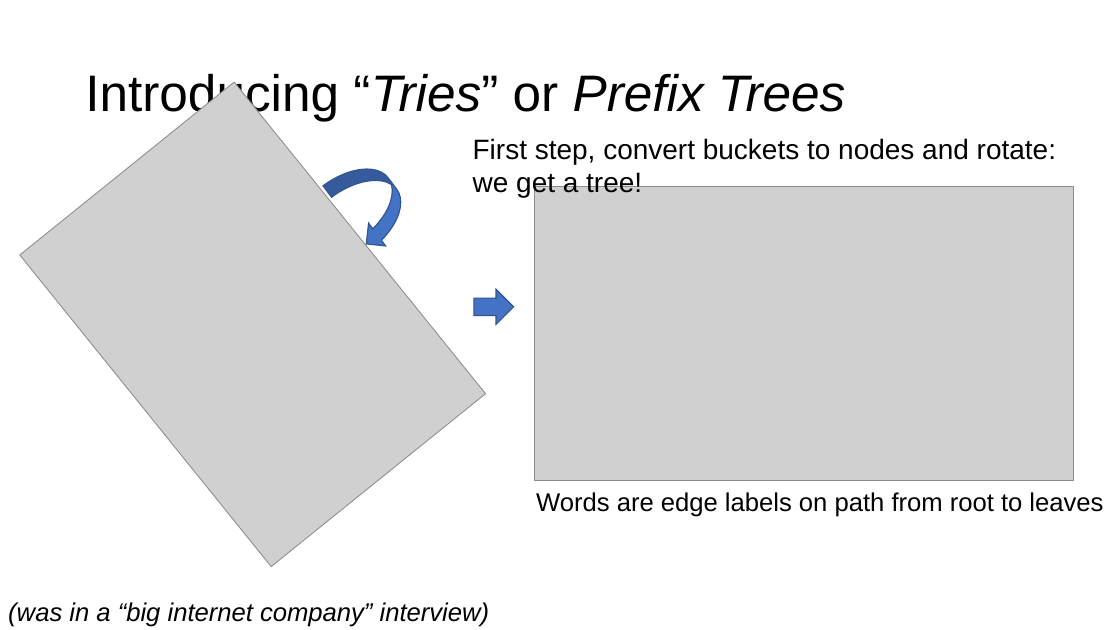
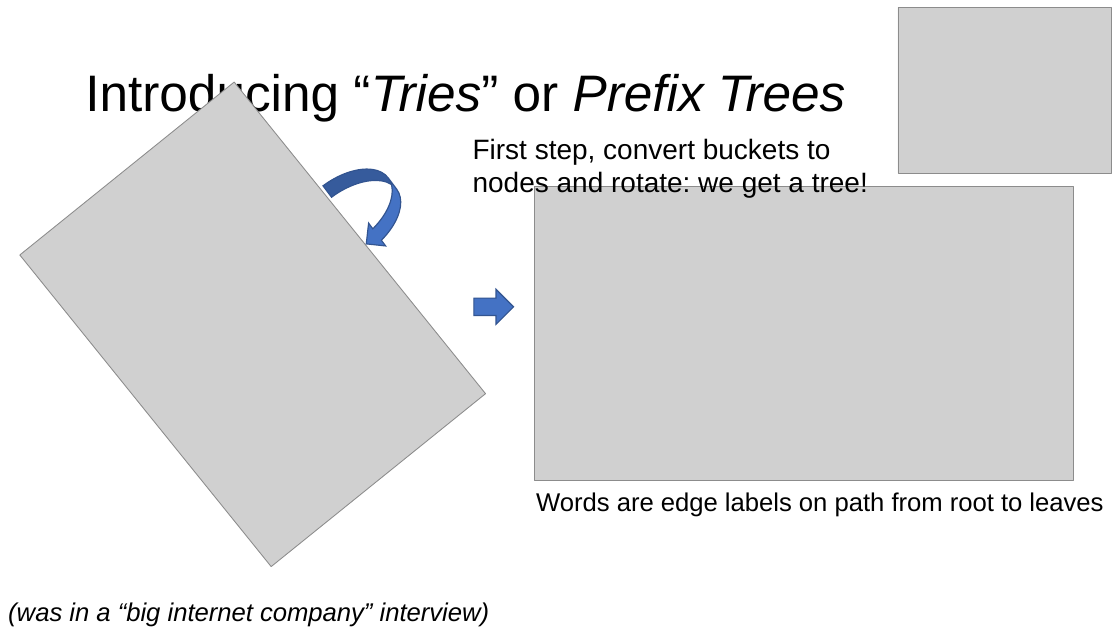
Before and after one commit to parrt/msds689, a slide deck: slide 11 of notes/searching.pptx. Drawn at 1120x630 pixels with LibreOffice and Linux fonts; fonts in the diff are those of the drawing; grey boxes stand for pictures; background and template pictures are left out. Boxes give left, top, right and bottom in pixels: in the first picture for what was removed or moved away, otherwise in the second. Text is boxed around its words. In the diff, an @@ line names an element or a change of style, - is before the commit and + after.

```diff
--- a/notes/searching.pptx
+++ b/notes/searching.pptx
@@ picture added at <box>898,8,1112,174</box> @@
@@ text "First step, convert buckets to ..." rewrapped from <box>473,138,1056,197</box> to <box>473,138,868,197</box> @@
```
Also in this commit, not shown: 1 other slide changed, 1 other file.
